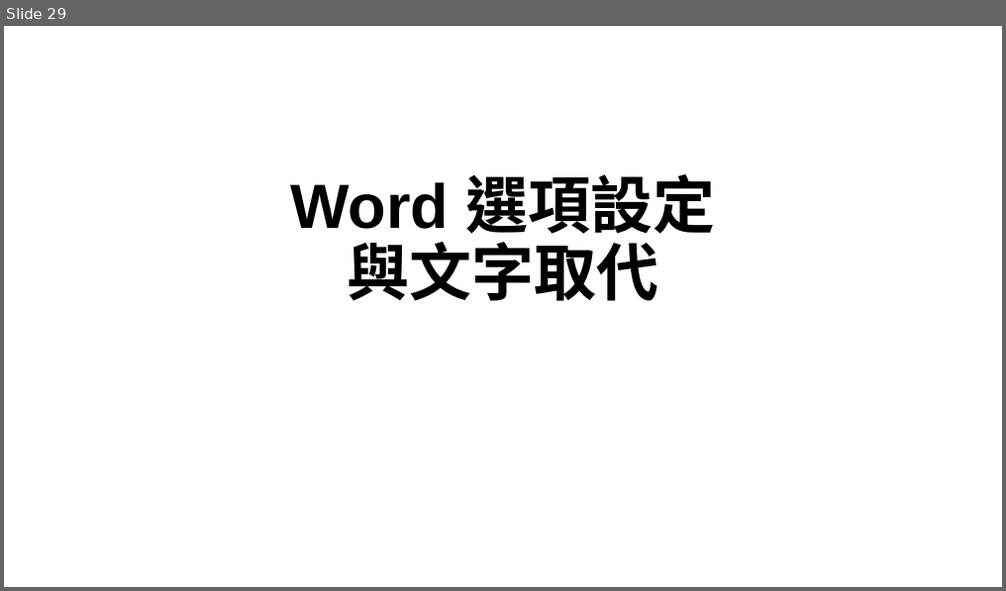
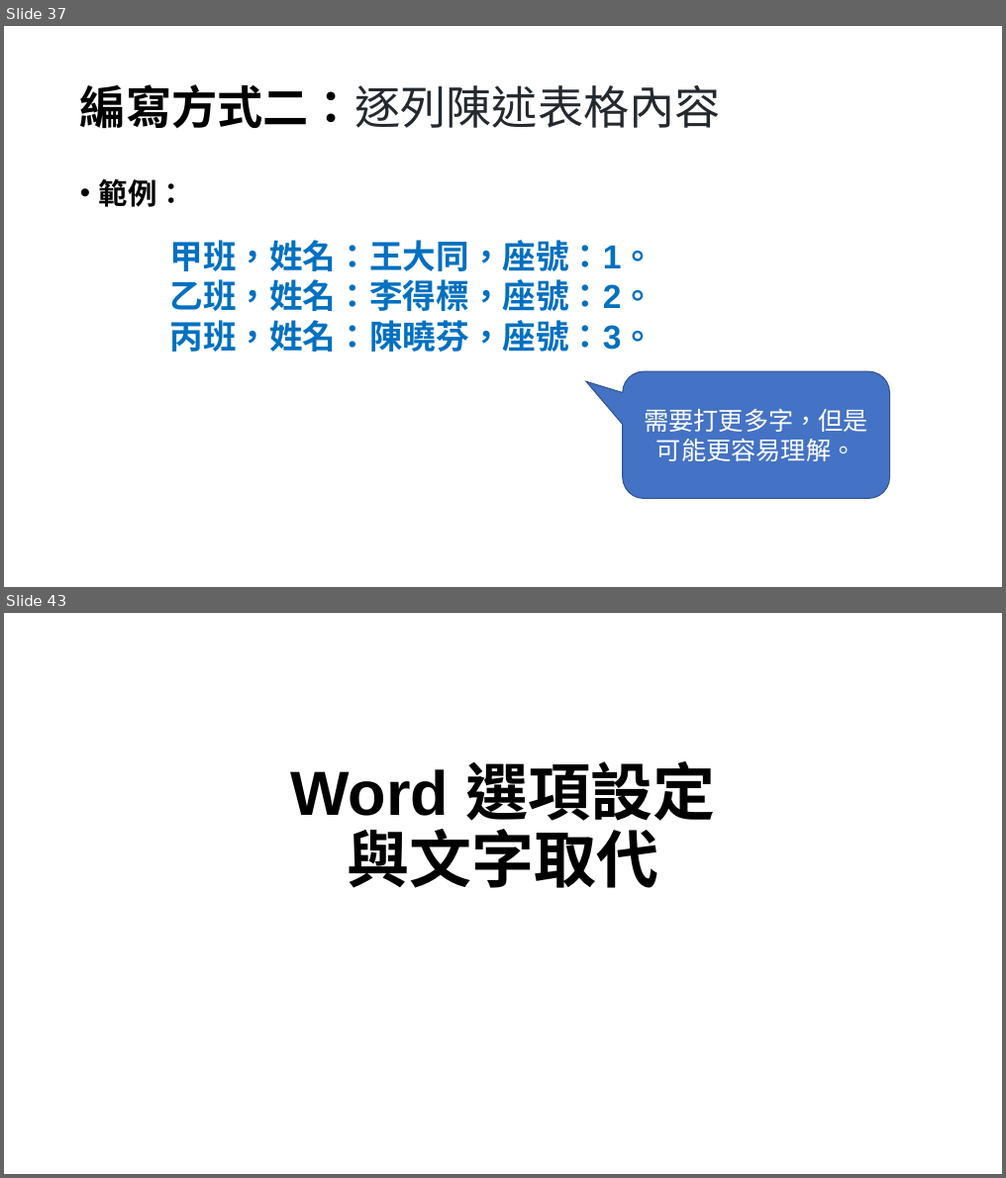
Before and after one commit to huanlin/VisualAids, a slide deck: Seminar/視障輔助教材轉檔研討會/投影片.pptx. Shown one above the other, each under a label of ours: slide 29 before the commit, slides 37 and 43 after it; the slides between them are not shown. The pictures are 1006x591 and 1006x1178 pixels, drawn with LibreOffice and Linux fonts; fonts in the diff are those of the drawing. Boxes give left, top, right and bottom in pixels: in the first picture for what was removed or moved away, otherwise in the second. Text is boxed around its words. In the diff, an @@ line names an element or a change of style, - is before the commit and + after.

```diff
--- a/Seminar/視障輔助教材轉檔研討會/投影片.pptx
+++ b/Seminar/視障輔助教材轉檔研討會/投影片.pptx
@@ slide 37 added at [4,26,1002,587], background #FFFFFF @@
@@ title added at [80,84,721,128], 44 pt, text #24292F @@
+編寫方式二：逐列陳述表格內容
@@ text added at [99,179,186,207], 28 pt, text #000000, bold @@
+• 範例：
@@ text added at [170,240,655,352], 32 pt, text #0070C0, bold @@
+甲班，姓名：王大同，座號：1。
+乙班，姓名：李得標，座號：2。
+丙班，姓名：陳曉芬，座號：3。
@@ rounded speech box added at [623,372,890,499], fill #4472C4, outline #325491 1 pt, 24 pt, text #FFFFFF @@
+需要打更多字，但是可能更容易理解。
@@ what was slide 29 is now slide 43 @@
```
Also in this commit, not shown: 4 slides changed, 13 other slides added.
